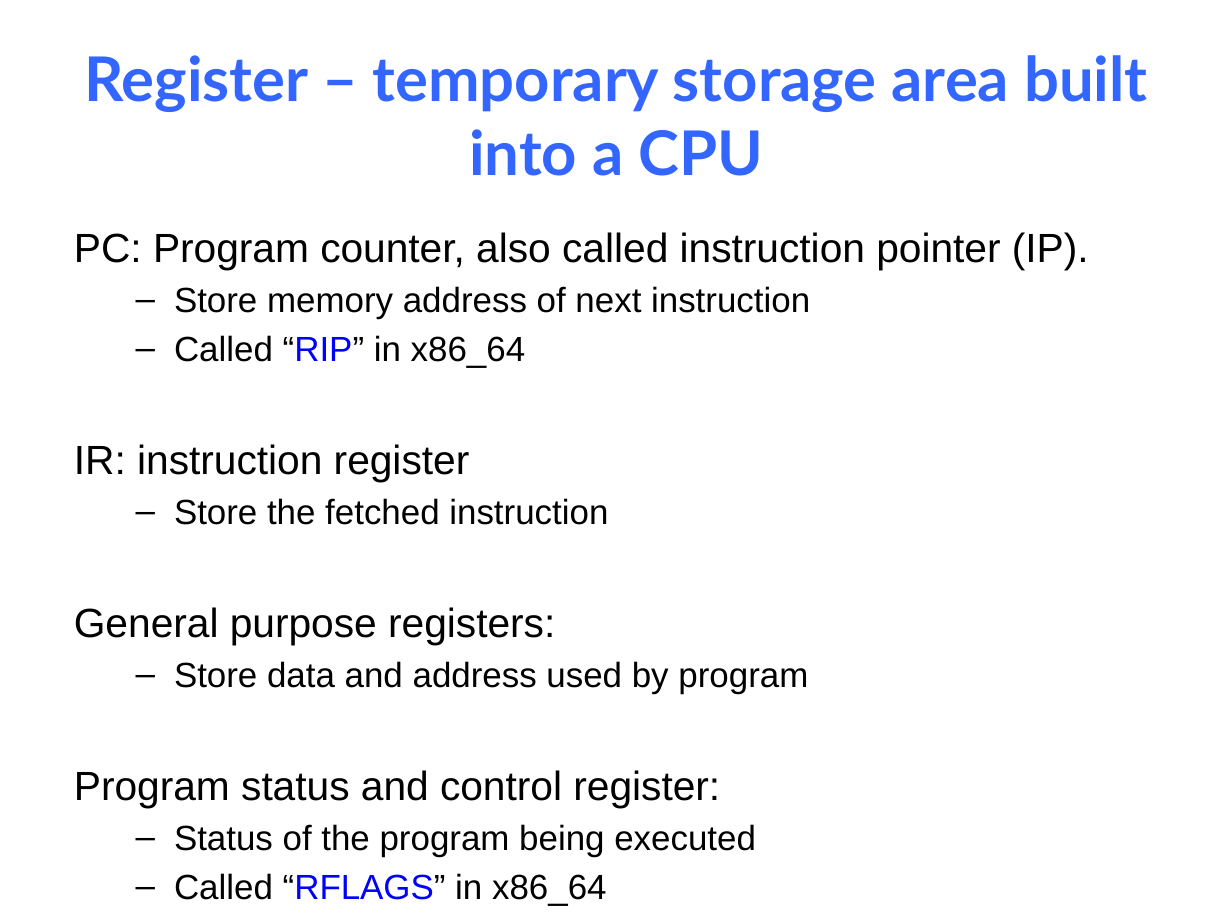
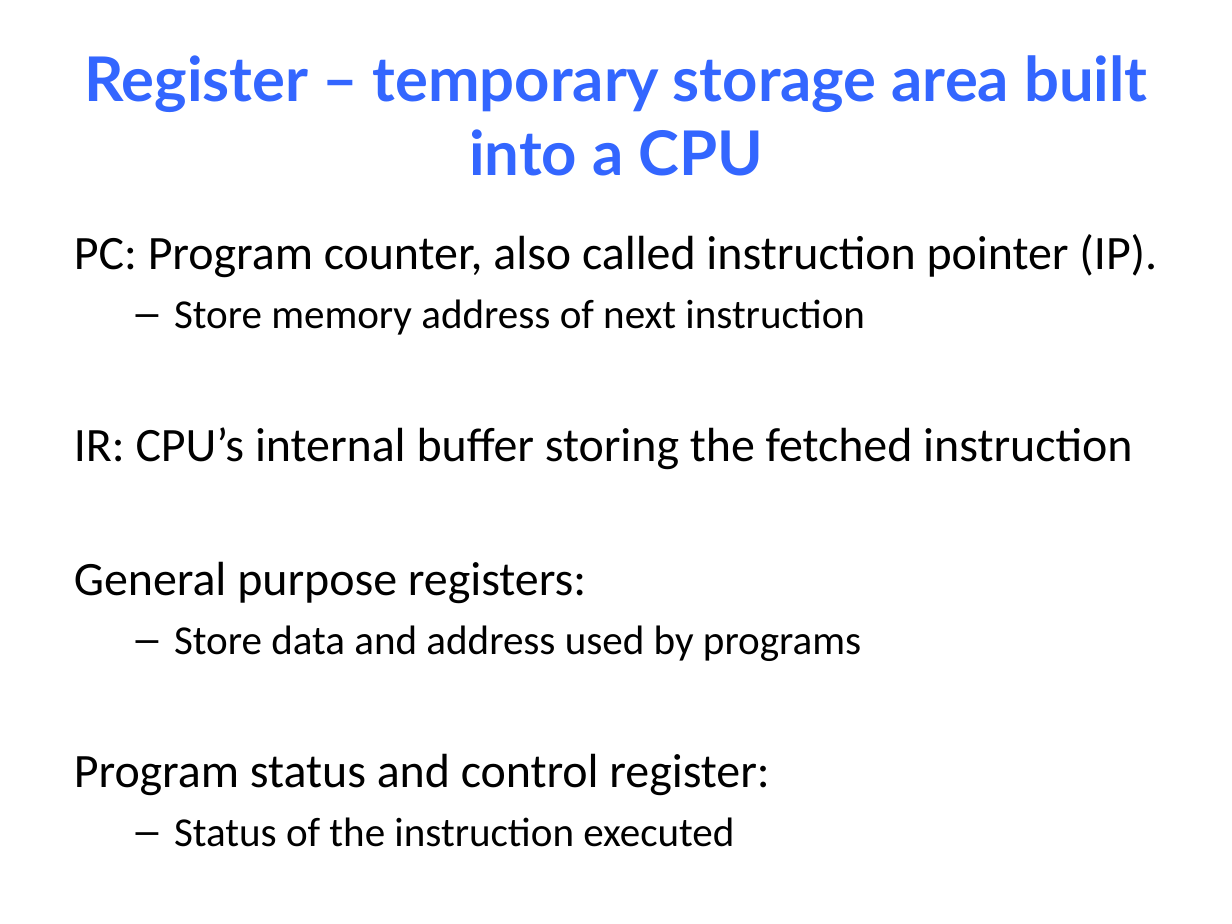
Before and after one commit to NYU-CSO/nyu-cso.github.io, a slide deck: slide 9 of notes/07-Machine_Basic.pptx (slide 8 before the commit). Drawn at 1232x924 pixels with LibreOffice and Linux fonts; fonts in the diff are those of the drawing. Boxes give left, top, right and bottom in pixels: in the first picture for what was removed or moved away, otherwise in the second. Text is boxed around its words. In the diff, an @@ line names an element or a change of style, - is before the commit and + after.

```diff
--- a/notes/07-Machine_Basic.pptx
+++ b/notes/07-Machine_Basic.pptx
@@ text at (74, 234, 1157, 796): size 23.8 to 28 pt in "PC: Program counter, also called instruction pointer ...", "General purpose registers:", "Program status and control register:"; font Arial to Calibri in "PC: Program counter, also called instruction pointer ...", "Store memory address of next instruction", "General purpose registers:", "Program status and control register:"; size 20.4 to 24 pt in "Store memory address of next instruction" @@
@@ text at (74, 427, 1132, 470): text changed; size 20.4 to 28 pt; font Arial to Calibri @@
-  – Called “RIP” in x86_64
-IR: instruction register
-  – Store the fetched instruction
+IR: CPU’s internal buffer storing the fetched instruction
@@ text at (174, 625, 861, 661): text changed; size 20.4 to 24 pt; font Arial to Calibri @@
-  – Store data and address used by program
+  – Store data and address used by programs
@@ text at (174, 817, 734, 847): text changed; size 20.4 to 24 pt; font Arial to Calibri @@
-  – Status of the program being executed
-  – Called “RFLAGS” in x86_64
+  – Status of the instruction executed
```
Also in this commit, not shown: 47 other slides changed, 3 slides added, 12 slides removed, 1 other file.
